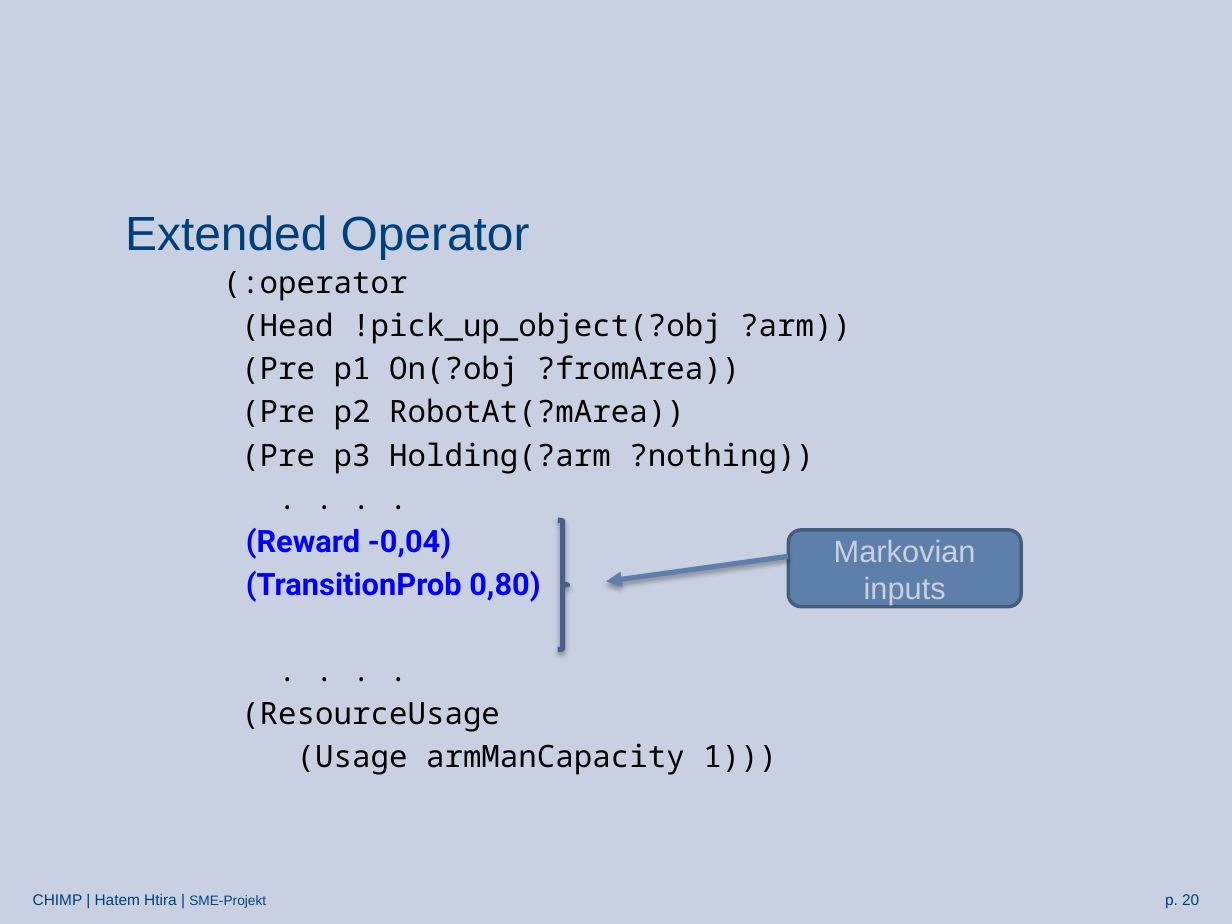
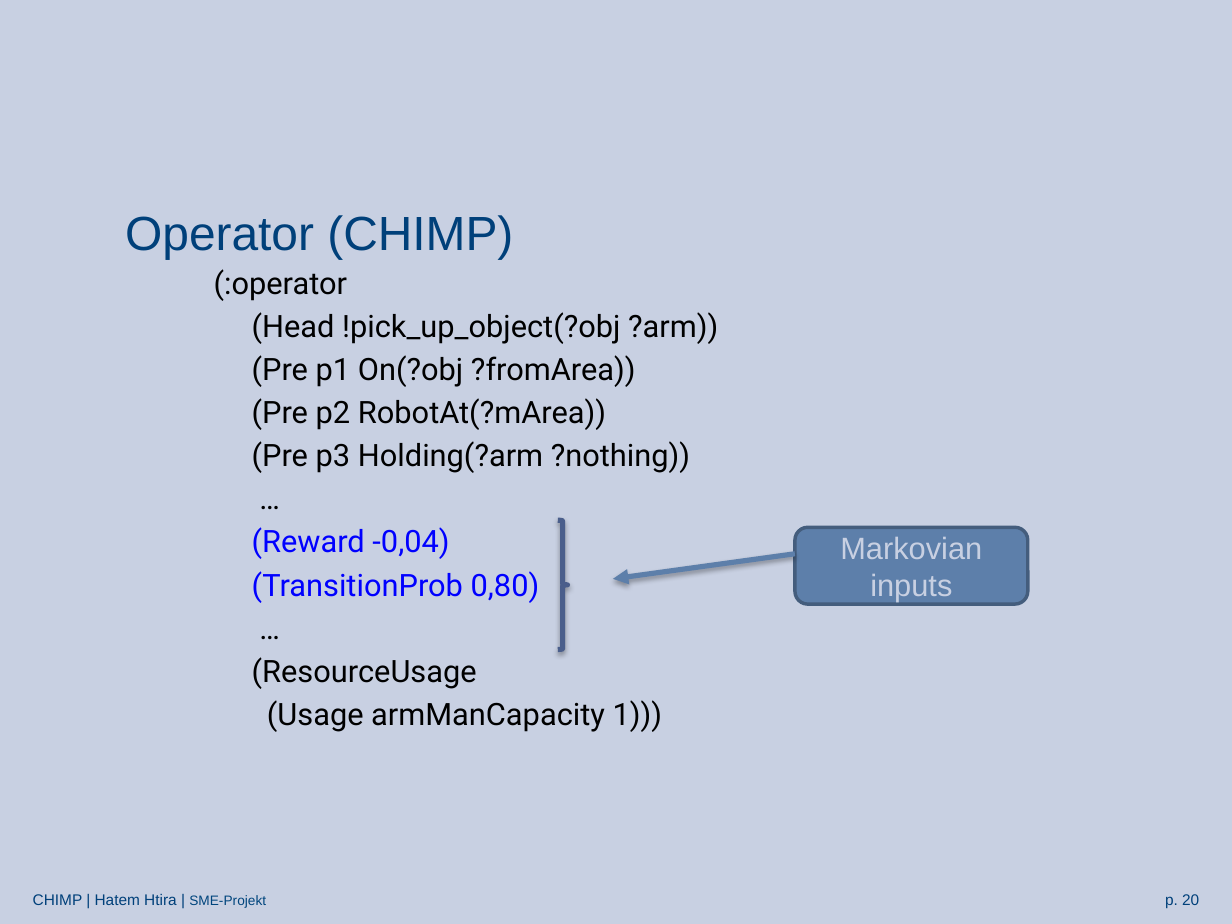
Before and after one commit to htiraHatem/CHIMP_MDP, a slide deck: slide 20 of HTN2MDP presentation.pptx. Drawn at 1232x924 pixels with LibreOffice and Linux fonts; fonts in the diff are those of the drawing; background and template pictures are left out. Boxes give left, top, right and bottom in pixels: in the first picture for what was removed or moved away, otherwise in the second. Text is boxed around its words. In the diff, an @@ line names an element or a change of style, - is before the commit and + after.

```diff
--- a/HTN2MDP presentation.pptx
+++ b/HTN2MDP presentation.pptx
@@ title at <box>125,215,513,259</box>: text changed @@
-Extended Operator
+Operator (CHIMP)
@@ text at <box>214,269,718,732</box>: text changed; font Noto Sans Mono to Roboto @@
-. . . .
+…
@@ text at <box>214,269,718,732</box>: text changed; font Noto Sans Mono to Roboto @@
-. . . .
+…
@@ text "(:operator": place and size @@
-text "(:operator" at <box>223,271,851,775</box>
+text "(:operator" at <box>214,269,718,732</box>
@@ text at <box>214,269,718,732</box>: font Noto Sans Mono to Roboto in "(:operator", "(Head !pick_up_object(?obj ?arm))", "(Pre p1 On(?obj ?fromArea))", "(Pre p2 RobotAt(?mArea))" and 3 more places; bold off in "(Reward -0,04)", "(TransitionProb 0,80)" @@
@@ rounded rectangle "Markovian inputs": place and size @@
-rounded rectangle "Markovian inputs" at <box>788,530,1021,606</box>
+rounded rectangle "Markovian inputs" at <box>795,527,1027,604</box>
@@ arrow moved from (788, 557) - (606, 582) to (795, 554) - (614, 579) @@
```
Also in this commit, not shown: 11 other slides changed, 4 slides added, 4 slides removed.
